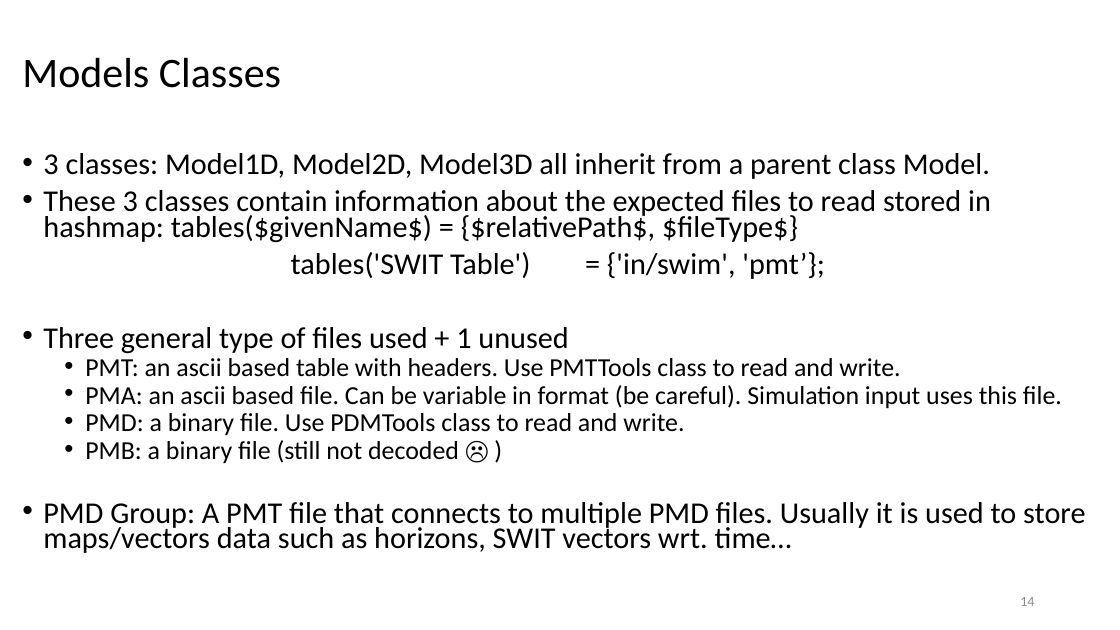
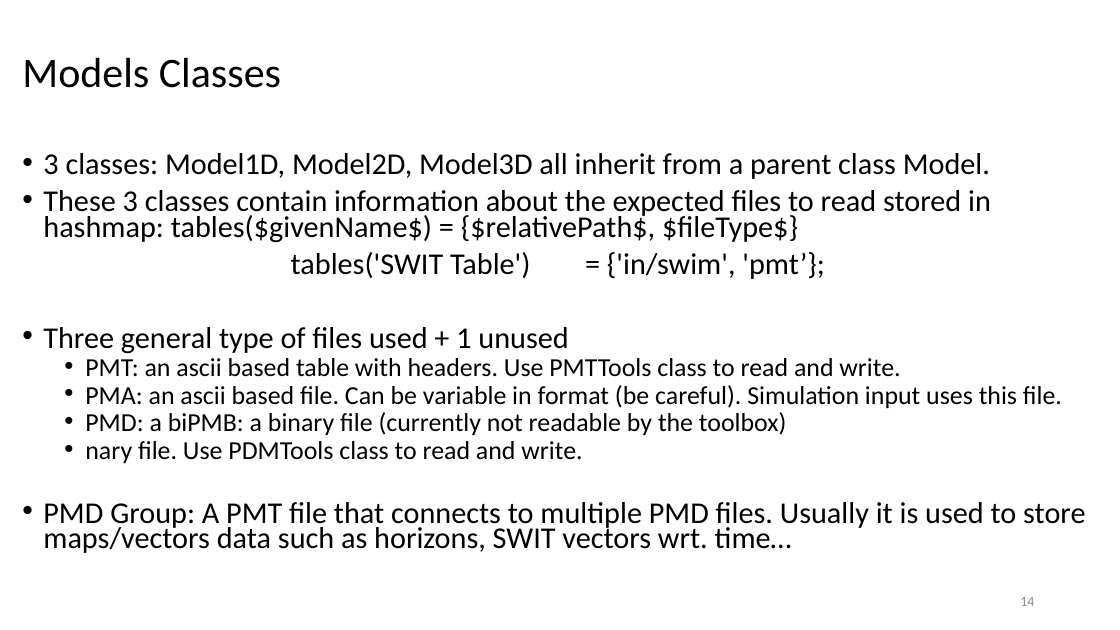
Before and after one commit to MosGeo/BPSMAutoToolbox, a slide deck: slide 14 of Workshop/19.01.23 PM Toolbox Workshop.pptx. Drawn at 1120x630 pixels with LibreOffice and Linux fonts; fonts in the diff are those of the drawing; background and template pictures are left out. Boxes give left, top, right and bottom in pixels: in the first picture for what was removed or moved away, otherwise in the second. Text is boxed around its words. In the diff, an @@ line names an element or a change of style, - is before the commit and + after.

```diff
--- a/Workshop/19.01.23 PM Toolbox Workshop.pptx
+++ b/Workshop/19.01.23 PM Toolbox Workshop.pptx
@@ text at [85,412,786,464]: text changed @@
-  • PMD: a binary file. Use PDMTools class to read and write.
-  • PMB: a binary file (still not decoded ☹ )
+  • PMD: a biPMB: a binary file (currently not readable by the toolbox)
+  • nary file. Use PDMTools class to read and write.
```
Also in this commit, not shown: 4 other slides changed, 1 other file.
